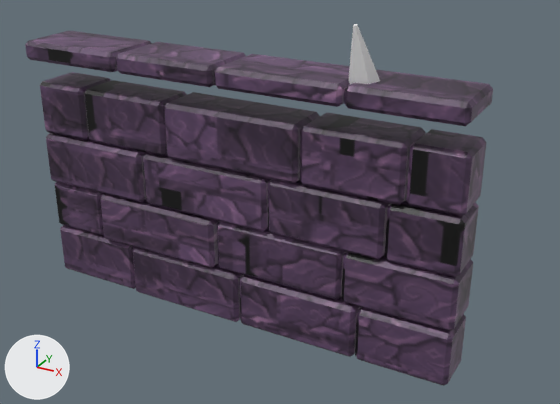
The FBX model art/models/mapkit/mapkit_face_crystal.fbx as it was, and as the next commit left it.
The view is the same before and after, from a camera (50 mm lens) standing at (9.75, -15.57, 9.82) and looking at (0.32, 1.57, 1.24). Arrows for +X, +Y and +Z are at lower left; the lights stay in place. The older version comes first. Where no turn or scale is listed for an object, it has been applied to the vertices.

The first picture shows 'Body', 'c_115_230_255'.
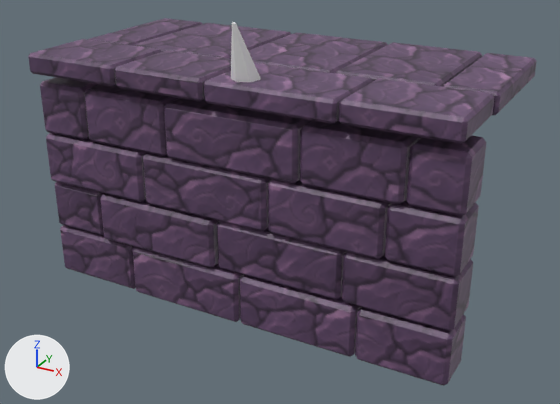
Where the newer file only moved an object's origin or applied its transform, the numbers keep the older frame.

Changed parts and their boxes (x1, y1, x2, y2) in the pictures (560 x 404 px; the box of a moved part takes in the faces that stretch with it):
'Body', reshaped (9% wider): before (25, 31, 493, 386); after (28, 18, 537, 386)
'c_115_230_255', reshaped: before (349, 24, 380, 85); after (231, 22, 261, 82)
part 1 of me_body, added (purple): after (88, 18, 202, 45)
part 2 of me_body, added (purple): after (132, 23, 291, 59)
part 3 of me_body, added (purple): after (229, 32, 388, 73)
part 4 of me_body, added (purple): after (336, 42, 482, 86)
part 5 of me_body, added (purple): after (442, 53, 537, 115)
part 6 of me_body, moved or reshaped: before (25, 31, 493, 126); after (28, 39, 495, 144)
part 7 of me_body, surface changed: before (25, 31, 493, 382); after (28, 39, 495, 382)

Patch to the scene script:
```diff
--- a/art/models/mapkit/mapkit_face_crystal.fbx.py
+++ b/art/models/mapkit/mapkit_face_crystal.fbx.py
@@ me_body @@
-me_body.from_pydata(...)  # 504 vertices, 546 faces; spans x -5.98..5.98, y -1.0..0.75, z -1.48..5.5
+me_body.from_pydata(...)  # 624 vertices, 676 faces; spans x -5.98..5.98, y -0.93..5.18, z -1.48..5.16
+# me_body part 1: a new loose piece of 24 vertices spanning x -5.97..-4.4, y 1.33..5.18, z 4.58..5.13, in mat_mapkit_face_crystal_baked (picture img_mapkit_face_crystal_paint_png)
+# me_body part 2: a new loose piece of 24 vertices spanning x -4.35..-1.2, y 1.33..5.18, z 4.58..5.13, in mat_mapkit_face_crystal_baked (picture img_mapkit_face_crystal_paint_png)
+# me_body part 3: a new loose piece of 24 vertices spanning x -1.15..1.88, y 1.33..5.18, z 4.58..5.13, in mat_mapkit_face_crystal_baked (picture img_mapkit_face_crystal_paint_png)
+# me_body part 4: a new loose piece of 24 vertices spanning x 1.93..4.56, y 1.33..5.18, z 4.6..5.15, in mat_mapkit_face_crystal_baked (picture img_mapkit_face_crystal_paint_png)
+# me_body part 5: a new loose piece of 24 vertices spanning x 4.61..5.97, y 1.33..5.18, z 4.6..5.15, in mat_mapkit_face_crystal_baked (picture img_mapkit_face_crystal_paint_png)
+# me_body part 6
+# 96 vertices move from x -5.98..5.97, y -1.0..0.75, z 5.0..5.5 to x -5.98..5.9, y -0.93..1.27, z 4.59..5.16
+# me_body part 7: 546 kept faces spanning x -5.98..5.98, y -0.93..1.27, z -1.48..5.16 get new texture (UV) coordinates
 me_body.materials.append(mat_mapkit_face_crystal_baked)
@@ me_c_115_230_255 @@
-me_c_115_230_255.from_pydata(...)  # 12 vertices, 8 faces; spans x 3.08..3.82, y -0.75..0.05, z 5.22..6.75
-me_c_115_230_255.vertices[0].co = (3.18, -0.03, 5.39)
-me_c_115_230_255.vertices[1].co = (3.31, -0.67, 6.74)  # pixel (354, 24)
-me_c_115_230_255.vertices[2].co = (3.55, 0.05, 5.44)
-me_c_115_230_255.vertices[3].co = (3.35, -0.66, 6.75)  # pixel (356, 23)
-me_c_115_230_255.vertices[4].co = (3.82, -0.21, 5.38)
-me_c_115_230_255.vertices[5].co = (3.39, -0.69, 6.74)  # pixel (357, 24)
-me_c_115_230_255.vertices[6].co = (3.72, -0.56, 5.27)
-me_c_115_230_255.vertices[7].co = (3.37, -0.74, 6.73)  # pixel (356, 25)
-me_c_115_230_255.vertices[8].co = (3.35, -0.65, 5.22)
-me_c_115_230_255.vertices[9].co = (3.33, -0.75, 6.72)  # pixel (353, 25)
-me_c_115_230_255.vertices[10].co = (3.08, -0.38, 5.28)
-me_c_115_230_255.vertices[11].co = (3.3, -0.71, 6.73)  # pixel (353, 25)
+me_c_115_230_255.from_pydata(...)  # 12 vertices, 8 faces; spans x 0.07..0.78, y -0.78..0.1, z 4.92..6.53
+# me_c_115_230_255 part 8
+me_c_115_230_255.vertices[0].co = (0.12, -0.04, 5.11)
+me_c_115_230_255.vertices[1].co = (0.38, -0.71, 6.52)  # pixel (232, 22)
+me_c_115_230_255.vertices[2].co = (0.47, 0.1, 5.15)
+me_c_115_230_255.vertices[3].co = (0.42, -0.69, 6.53)  # pixel (234, 22)
+me_c_115_230_255.vertices[4].co = (0.78, -0.12, 5.08)
+me_c_115_230_255.vertices[5].co = (0.46, -0.72, 6.52)  # pixel (235, 22)
+me_c_115_230_255.vertices[6].co = (0.73, -0.48, 4.97)
+me_c_115_230_255.vertices[7].co = (0.45, -0.76, 6.5)  # pixel (234, 23)
+me_c_115_230_255.vertices[8].co = (0.38, -0.62, 4.92)
+me_c_115_230_255.vertices[9].co = (0.41, -0.78, 6.5)  # pixel (232, 23)
+me_c_115_230_255.vertices[10].co = (0.07, -0.4, 4.99)
+me_c_115_230_255.vertices[11].co = (0.37, -0.75, 6.51)  # pixel (231, 23)
```
